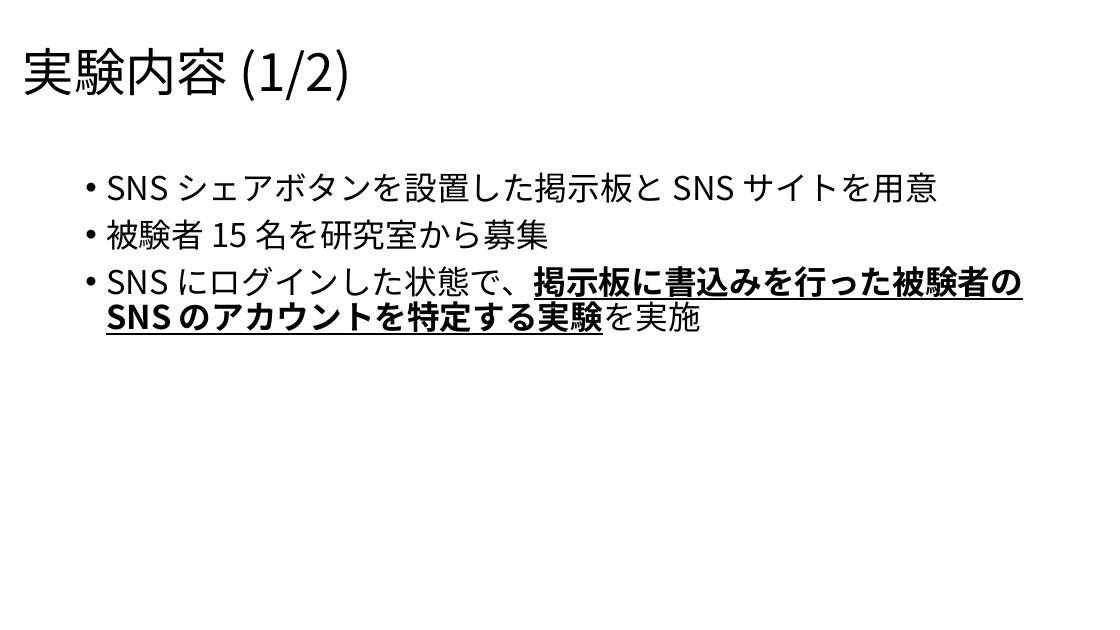
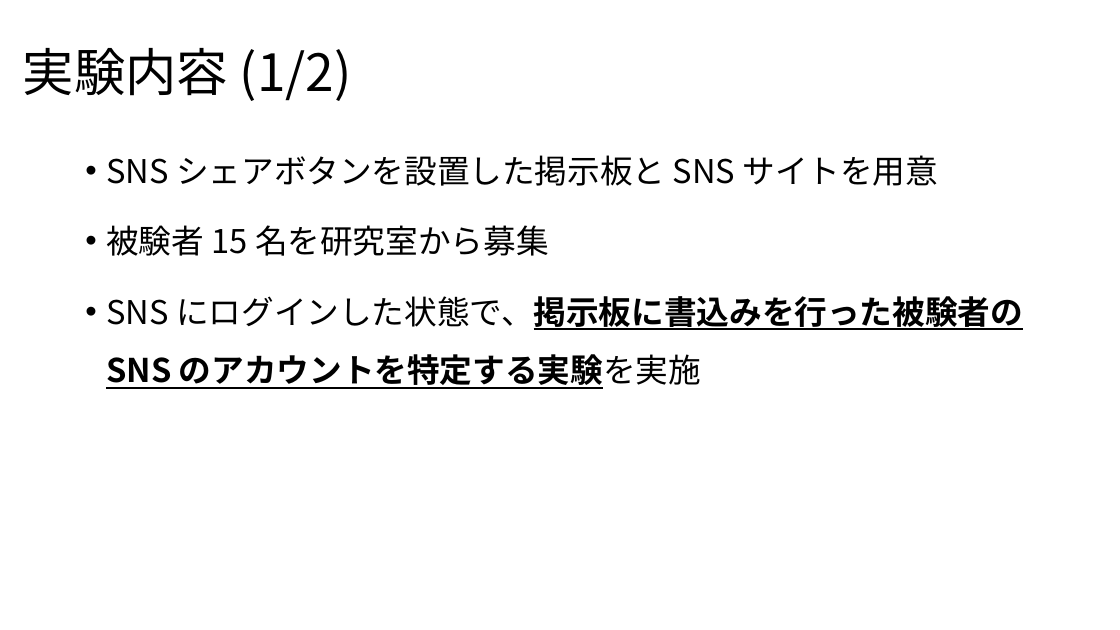
Before and after one commit to noraworld/graduation-thesis, a slide deck: slide 8 of presentation_slides.pptx. Drawn at 1120x630 pixels with LibreOffice and Linux fonts; fonts in the diff are those of the drawing. Boxes give left, top, right and bottom in pixels: in the first picture for what was removed or moved away, otherwise in the second. Text is boxed around its words. In the diff, an @@ line names an element or a change of style, - is before the commit and + after.

```diff
--- a/presentation_slides.pptx
+++ b/presentation_slides.pptx
@@ text "SNS シェアボタンを設置した掲示板と SNS サイトを用意": place and size @@
-text "SNS シェアボタンを設置した掲示板と SNS サイトを用意" at box(106, 172, 1023, 335)
+text "SNS シェアボタンを設置した掲示板と SNS サイトを用意" at box(106, 155, 1023, 389)
@@ text "SNS シェアボタンを設置した掲示板と SNS サイトを用意" at box(106, 155, 1023, 389): line spacing 0.9 to 1.5 @@
```
Also in this commit, not shown: 6 other slides changed.
